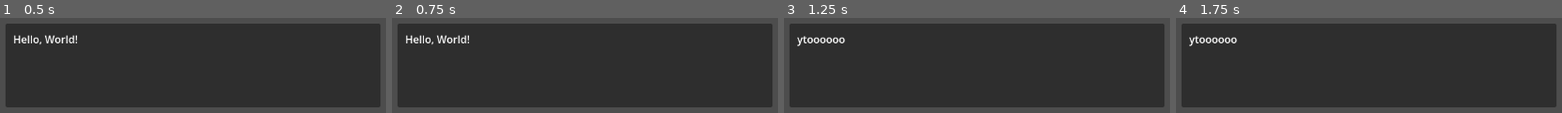
Above: before the commit, frames 1-4 (left to right).
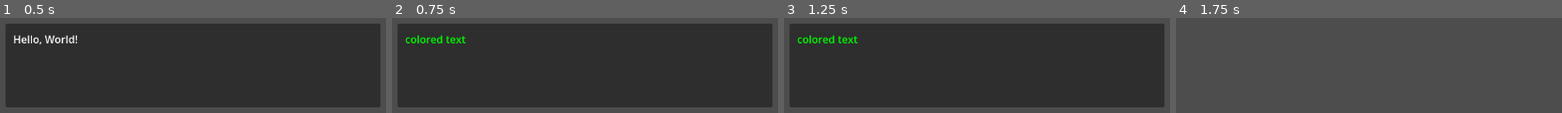
Above: after the commit, the same moments.

Repository: veradesrt/Sreamjam2025
Game: Godot game, scene res://scenes/dialogue/dialogue_test_scene.tscn
Same seed, same stepped clock (60 frames per second), same inputs: the game is played once before the commit and once after it. The project has no main scene, so this scene is started directly.
Inputs:
- Up to frame 1 (0.5 s): no input
- Up to frame 2 (0.75 s): tap Enter (enter) at 0.5, 0.6 s
- Up to frame 3 (1.25 s): no input
- Up to frame 4 (1.75 s): tap Space at 1.25 s; tap Enter (enter) at 1.35 s

Frame 1 is identical in both runs. In frame 2, 1.1% of the frame differs, in the area x 3-20%, y 17-29%; in frame 3, 1.0%; in frame 4, 85%, in the area x 1-99%, y 5-95%.

Commit message:
finished simple logic for dialogues

Diff:
--- a/resources/dialogue/example.tres
+++ b/resources/dialogue/example.tres
@@ -6,16 +6,25 @@
 [sub_resource type="Resource" id="Resource_ur1bt"]
 script = ExtResource("1_kp2jl")
 content = "Hello, World!"
+can_auto_skip = true
 enable_typewrite = false
 metadata/_custom_type_script = "uid://jepaqxoulkry"
 
 [sub_resource type="Resource" id="Resource_kp2jl"]
 script = ExtResource("1_kp2jl")
-content = "ytoooooo"
+content = "normal text"
+can_auto_skip = true
+enable_typewrite = false
+metadata/_custom_type_script = "uid://jepaqxoulkry"
+
+[sub_resource type="Resource" id="Resource_utn4e"]
+script = ExtResource("1_kp2jl")
+content = "[color=green]colored text[/color]"
+can_auto_skip = true
 enable_typewrite = false
 metadata/_custom_type_script = "uid://jepaqxoulkry"
 
 [resource]
 script = ExtResource("2_utn4e")
-dialogue = Array[ExtResource("1_kp2jl")]([SubResource("Resource_ur1bt"), SubResource("Resource_kp2jl")])
+dialogue = Array[ExtResource("1_kp2jl")]([SubResource("Resource_ur1bt"), SubResource("Resource_kp2jl"), SubResource("Resource_utn4e")])
 metadata/_custom_type_script = "uid://d6yrcdl51eli"
--- a/scripts/dialogue/dialogue/DialogueGlobalEmitter.gd
+++ b/scripts/dialogue/dialogue/DialogueGlobalEmitter.gd
@@ -2,7 +2,8 @@
 
 signal start_dialogue(dialogue : Dialogue, )
 signal force_end_dialogue
+signal already_running
 
 signal has_started
 signal has_ended
-signal already_running
+signal next_text
--- a/scripts/dialogue/dialogue/DialogueNode.gd
+++ b/scripts/dialogue/dialogue/DialogueNode.gd
@@ -16,6 +16,13 @@
 func _process(delta: float) -> void:
 	if(cdp == null):
 		return
+
+	if(Input.is_action_just_pressed("enter")):
+		if(cdp.all_text_showed and cdp.current_text.enable_skip):
+			next_text()
+			return
+		if(cdp.current_text.can_skip_write):
+			show_complete_text()
 
 func start_dialogue(dialogue : Dialogue) -> void:
 	if(cdp != null):
@@ -47,6 +54,8 @@
 
 func end_dialogue() -> void:
 	remove_ui(cdp.dialogue_box)
+	cdp.next_letter_timer.queue_free()
+	cdp.next_text_timer.queue_free()
 	cdp = null
 	DialogueGlobalEmitter.has_ended.emit()
 
@@ -56,6 +65,11 @@
 		cdp.next_text_timer.timeout.disconnect(next_text)
 	if(cdp.next_letter_timer.timeout.is_connected(next_letter)):
 		cdp.next_letter_timer.timeout.disconnect(next_letter)
+
+	if(!cdp.next_letter_timer.is_stopped()):
+		cdp.next_letter_timer.stop()
+	if(!cdp.next_text_timer.is_stopped()):
+		cdp.next_text_timer.stop()
 
 	cdp.current_text_count+=1
 
@@ -70,13 +84,20 @@
 		cdp.next_letter_timer.timeout.connect(next_letter)
 		pass
 	else:
+		show_complete_text()
+
+	if(cdp.current_text.can_auto_skip):
+		cdp.next_text_timer.wait_time = new_text.skip_time
+		cdp.next_text_timer.timeout.connect(next_text)
 		cdp.next_text_timer.start()
-		cdp.next_text_timer.timeout.connect(next_text)
-		cdp.dialogue_box.set_text(new_text.content)
 
 
 func next_letter() -> void:
 	pass
+
+func show_complete_text() -> void:
+	cdp.dialogue_box.set_text(cdp.current_text.content)
+	cdp.all_text_showed = true
 
 func force_end_dialogue() -> void:
 	pass
--- a/scripts/dialogue/text/Text.gd
+++ b/scripts/dialogue/text/Text.gd
@@ -8,7 +8,8 @@
 
 @export_group("Skip")
 @export var enable_skip : bool = true
-@export var finish_time : float = 1.0
+@export var can_auto_skip : bool = false
+@export var skip_time : float = 2.0
 
 @export_group("Typewrite")
 @export var enable_typewrite : bool = true
Not shown: 1 places in resources/dialogue/example.tres that only renumber resources
